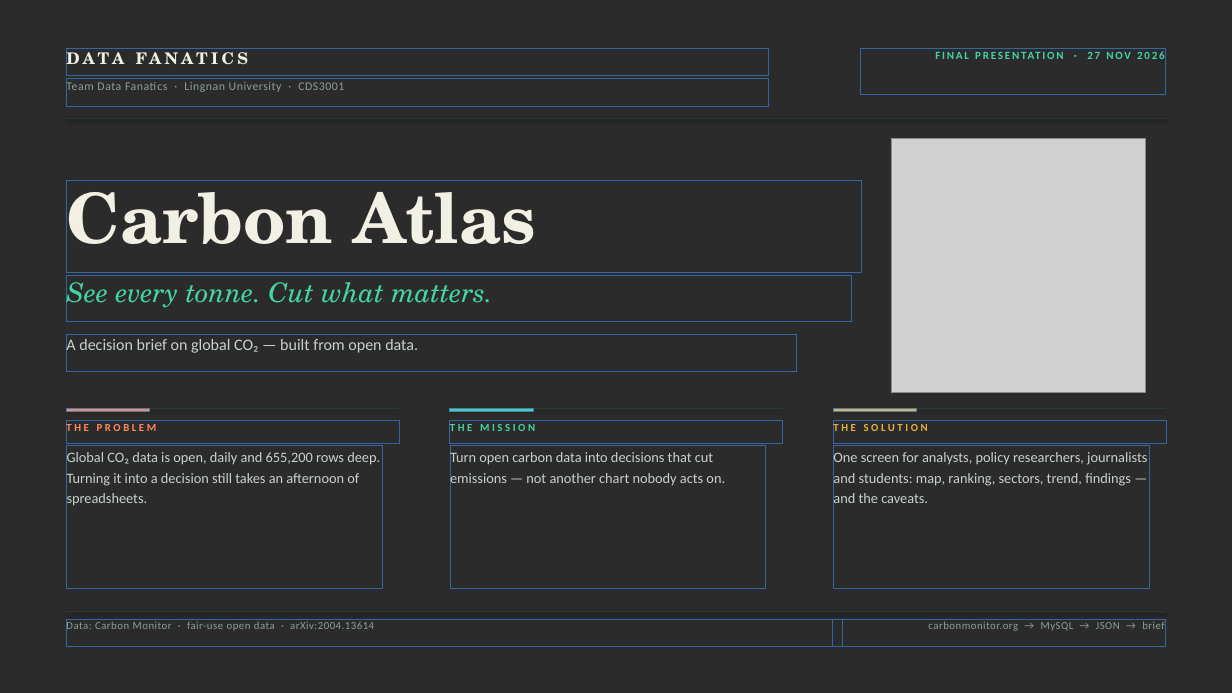
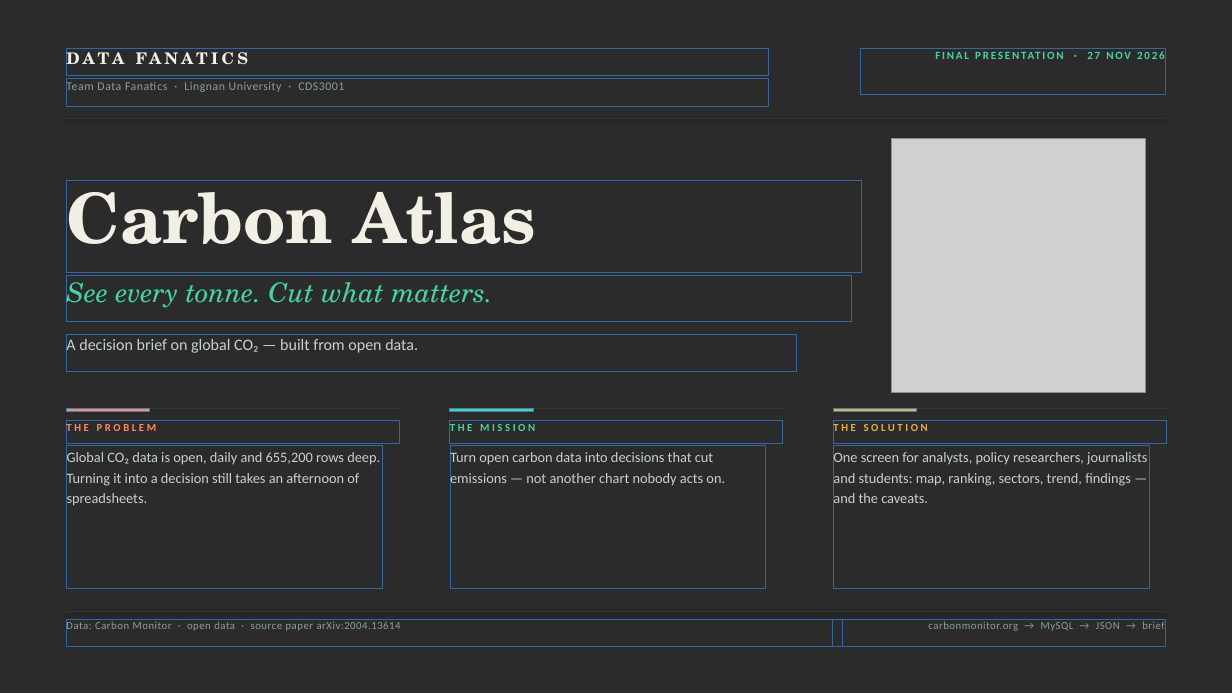
Before and after one commit to AaaaaronLIN/carbon-atlas-cds3001, a slide deck: slide 1 of deliverable/Carbon_Atlas_Deck.pptx. Drawn at 1232x693 pixels with LibreOffice and Linux fonts; fonts in the diff are those of the drawing; grey boxes stand for pictures; background and template pictures are left out; a plain dark background stands for a picture behind light text. Boxes give left, top, right and bottom in pixels: in the first picture for what was removed or moved away, otherwise in the second. Text is boxed around its words. In the diff, an @@ line names an element or a change of style, - is before the commit and + after.

Commit message:
citation: label arXiv:2004.13614 as source paper across deck, poster, PDF and site

```diff
--- a/deliverable/Carbon_Atlas_Deck.pptx
+++ b/deliverable/Carbon_Atlas_Deck.pptx
@@ text at (66,621,401,633): text changed @@
-Data: Carbon Monitor · fair-use open data · arXiv:2004.13614
+Data: Carbon Monitor · open data · source paper arXiv:2004.13614
```
Also in this commit, not shown: 1 other slide changed, 9 other files.
